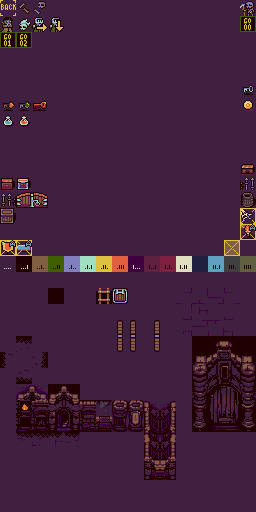
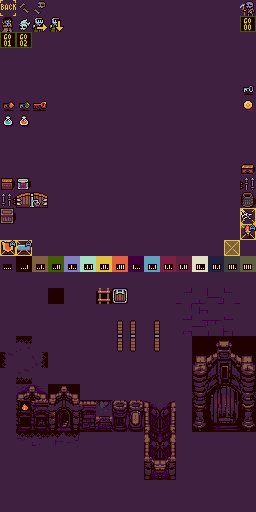
Layers edited between the first and the second 256px x 512px image:
removed layer "Layer 33" over [192, 256, 208, 272]
added group "palette" (1st of 2) with 3 layers above "Color Fill 3" over [3, 256, 252, 272]
added layer "labels" in group "palette" over [3, 264, 252, 270]
added layer "fix" in group "palette" over [132, 256, 224, 272]
moved "palette" (2nd of 2, in "palette") into group "palette", painted on it, unmasked it over [3, 256, 252, 272]
